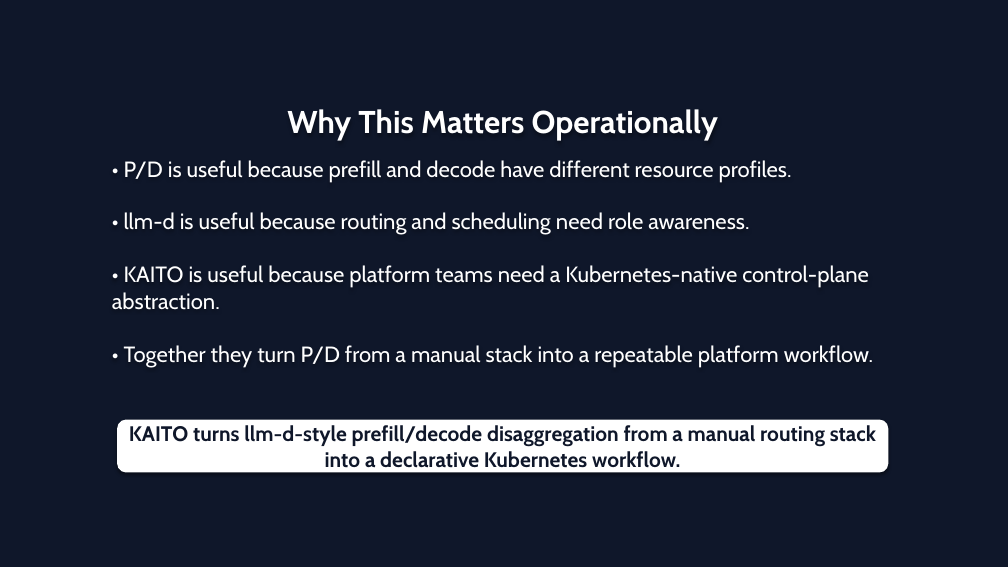
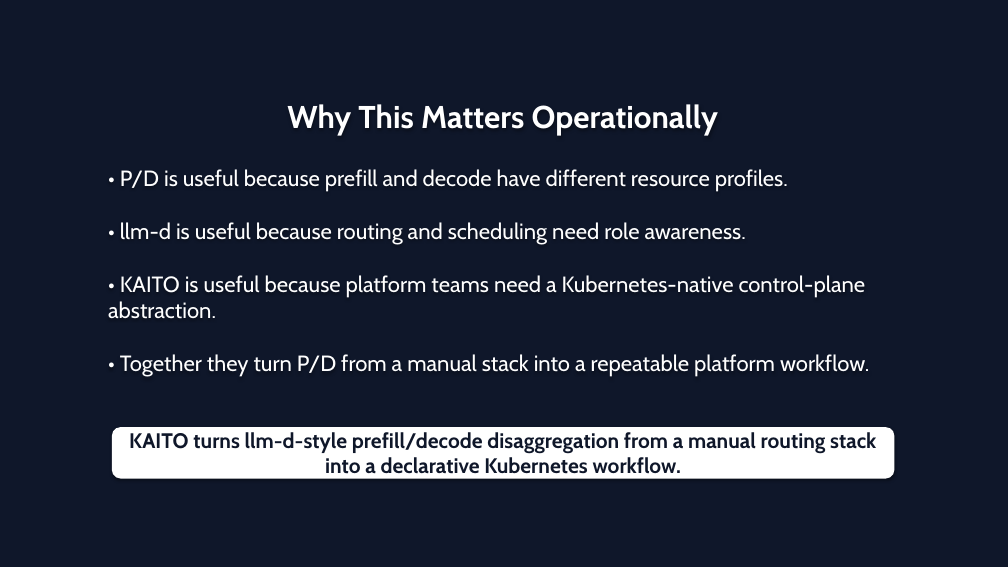
Before and after one commit to andyzhangx/demo, a slide deck: slide 11 of llm/kaito-llm-d-pd-slides.pptx (slide 10 before the commit). Drawn at 1008x567 pixels with LibreOffice and Linux fonts; fonts in the diff are those of the drawing. Boxes give left, top, right and bottom in pixels: in the first picture for what was removed or moved away, otherwise in the second. Text is boxed around its words. In the diff, an @@ line names an element or a change of style, - is before the commit and + after.

Commit message:
docs: align kaito llm-d pd deck with kubecon style

```diff
--- a/llm/kaito-llm-d-pd-slides.pptx
+++ b/llm/kaito-llm-d-pd-slides.pptx
@@ text "Why This Matters Operationally" moved from (x1=287, y1=109, x2=718, y2=140) to (x1=287, y1=104, x2=718, y2=135) @@
@@ text "• P/D is useful because ..." moved from (x1=112, y1=160, x2=873, y2=368) to (x1=108, y1=169, x2=869, y2=377) @@
@@ rounded rectangle "KAITO turns llm-d-style prefill/decode disaggregation ..." resized from (x1=117, y1=420, x2=889, y2=473) to (x1=112, y1=427, x2=895, y2=479) @@
```
Also in this commit, not shown: 9 other slides changed, 1 slide added, 1 other file.
